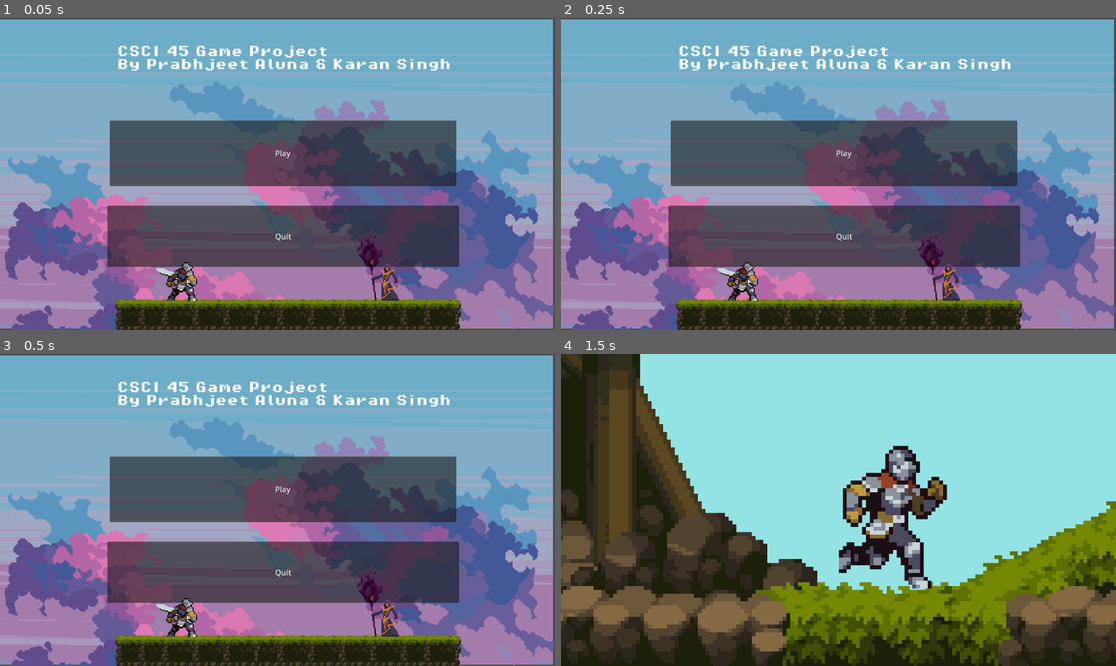
Above: before the commit, frames 1-4 (two rows, left to right).
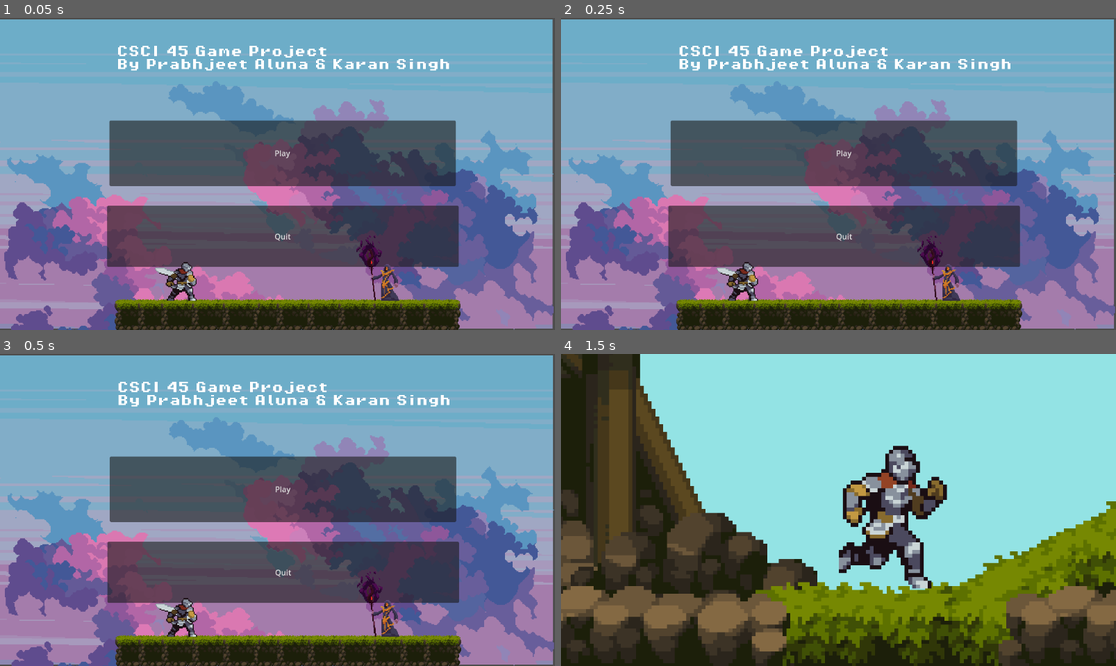
Above: after the commit, the same moments.

Repository: Prab999/Csci45-GameProject
Game: Godot game, scene res://scenes/title_screen.tscn
Same seed, same stepped clock (60 frames per second), same inputs: the game is played once before the commit and once after it.
Inputs:
- Up to frame 1 (0.05 s): no input
- Up to frame 2 (0.25 s): no input
- Up to frame 3 (0.5 s): no input
- Up to frame 4 (1.5 s): click "Play" at 0.5 s; hold D (right) from 1.28 s (still down); tap Ctrl (crouch) at 1.35 s

The runs differ from the first frame. In frame 1, 2.0% of the frame differs, in the area x 0-100%, y 0-100%; in frame 2, 0.3%; in frame 3, 0.1%; in frame 4, nothing differs.

Commit message:
final touches

Diff:
--- a/scenes/level_one.tscn
+++ b/scenes/level_one.tscn
@@ -615,7 +615,7 @@
 position = Vector2(1579, -517)
 
 [node name="Coin5" parent="Coins" instance=ExtResource("7_fylkp")]
-position = Vector2(1232, -668)
+position = Vector2(1228, -647)
 
 [node name="Coin6" parent="Coins" instance=ExtResource("7_fylkp")]
 position = Vector2(834, -697)
@@ -660,7 +660,7 @@
 
 [node name="Background" type="Sprite2D" parent="."]
 show_behind_parent = true
-position = Vector2(849.4, -478.761)
+position = Vector2(847, -486)
 scale = Vector2(3.80417, 3.84715)
 texture = ExtResource("10_17myx")
 
--- a/scenes/title_screen.tscn
+++ b/scenes/title_screen.tscn
@@ -473,6 +473,7 @@
 limit_right = 1154
 limit_bottom = 745
 limit_smoothed = true
+position_smoothing_enabled = true
 
 [node name="1" type="Sprite2D" parent="."]
 show_behind_parent = true
